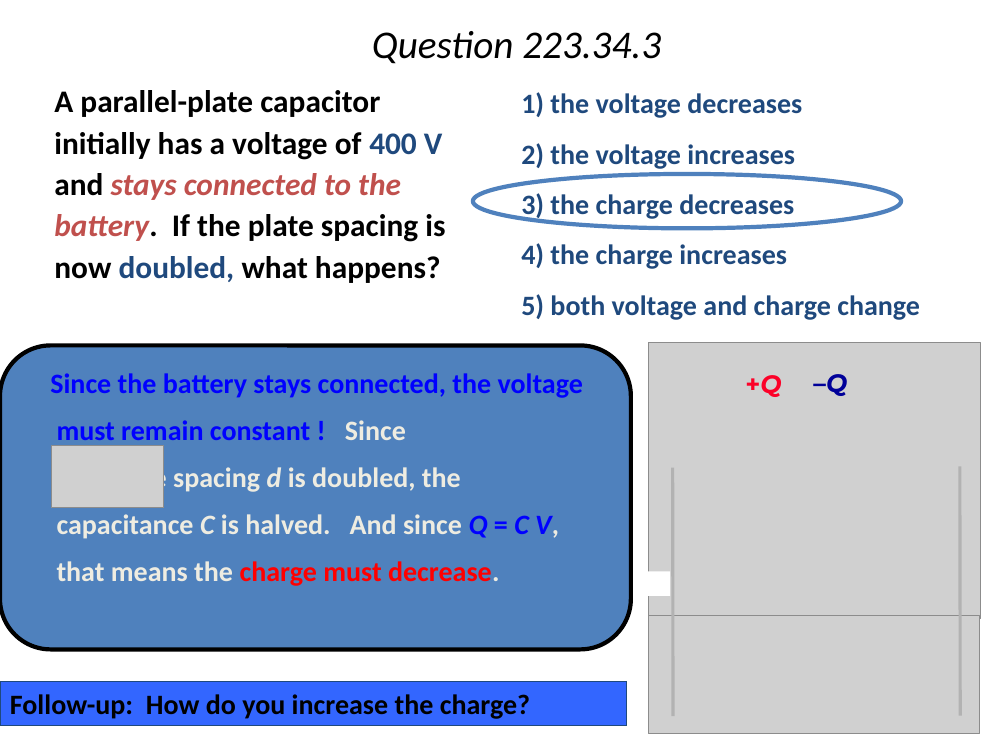
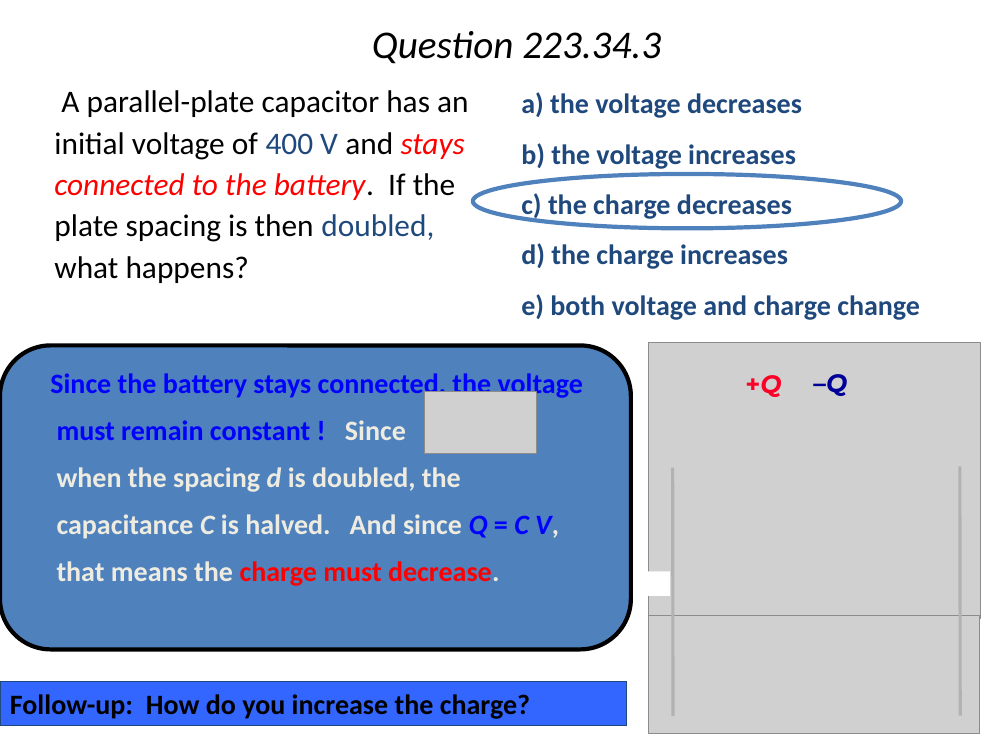
Before and after one commit to rtlines/PH223-Engineering-Physics, a slide deck: slide 10 of Slides/PH223_Lecture_34.pptx. Drawn at 1008x756 pixels with LibreOffice and Linux fonts; fonts in the diff are those of the drawing; grey boxes stand for pictures. Boxes give left, top, right and bottom in pixels: in the first picture for what was removed or moved away, otherwise in the second. Text is boxed around its words. In the diff, an @@ line names an element or a change of style, - is before the commit and + after.

```diff
--- a/Slides/PH223_Lecture_34.pptx
+++ b/Slides/PH223_Lecture_34.pptx
@@ text at <box>54,90,468,283</box>: text changed; bold off @@
-A parallel-plate capacitor initially has a voltage of 400 V and stays connected to the battery. If the plate spacing is now doubled, what happens?
+A parallel-plate capacitor has an initial voltage of 400 V and stays connected to the battery. If the plate spacing is then doubled, what happens?
@@ text at <box>521,92,920,320</box>: text changed @@
-1) the voltage decreases
-2) the voltage increases
-3) the charge decreases
-4) the charge increases
-5) both voltage and charge change
+a) the voltage decreases
+b) the voltage increases
+c) the charge decreases
+d) the charge increases
+e) both voltage and charge change
@@ picture added at <box>424,391,536,454</box> @@
@@ picture removed at <box>51,446,163,508</box> @@
```
Also in this commit, not shown: 9 other slides changed, 4 other files.
